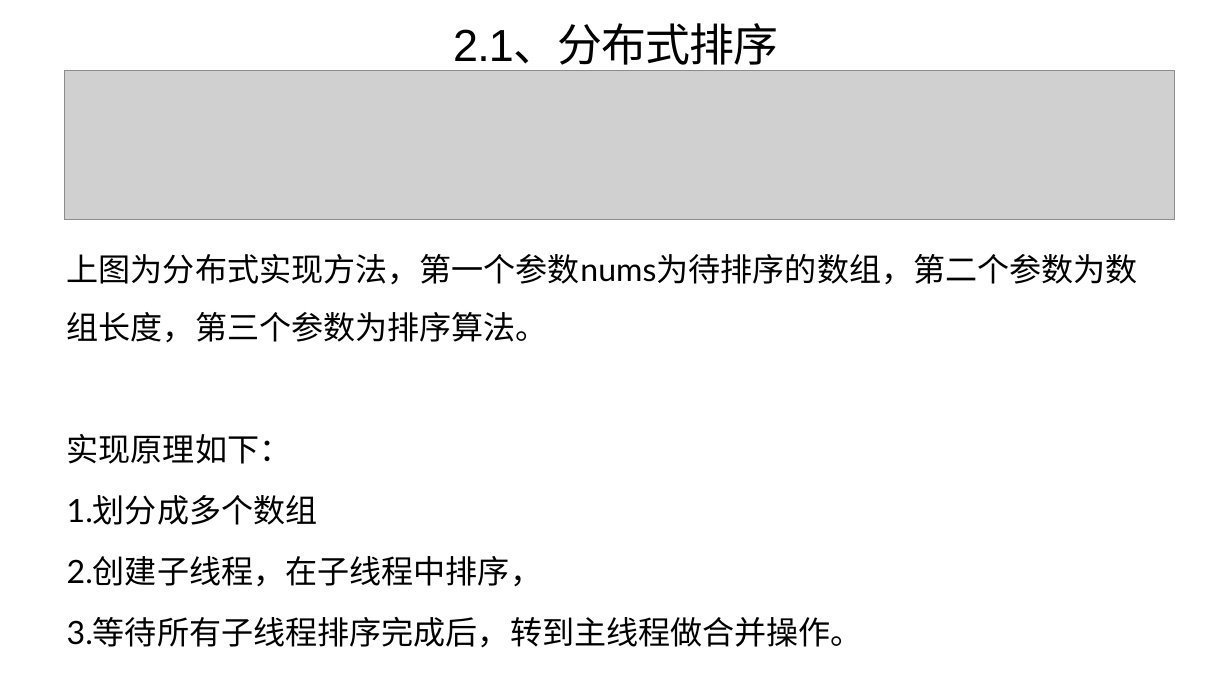
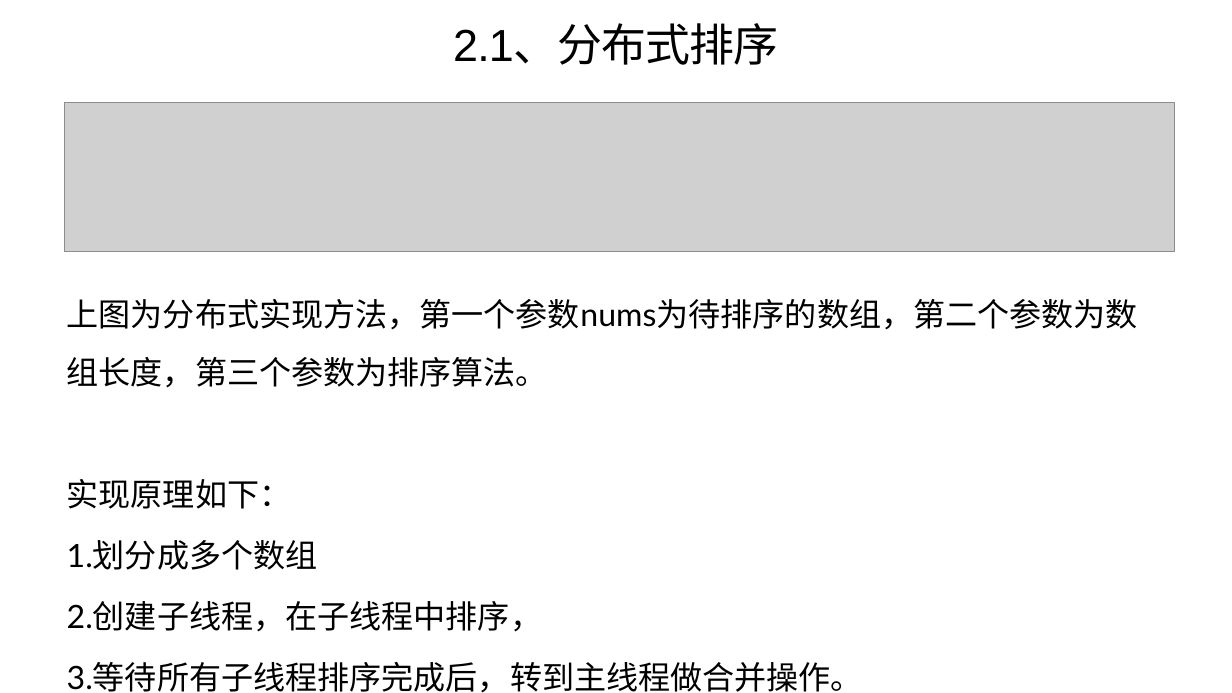
Before and after one commit to wanggy820/algorithm, a slide deck: slide 7 of 答辩报告.pptx. Drawn at 1232x693 pixels with LibreOffice and Linux fonts; fonts in the diff are those of the drawing; grey boxes stand for pictures. Boxes give left, top, right and bottom in pixels: in the first picture for what was removed or moved away, otherwise in the second. Text is boxed around its words. In the diff, an @@ line names an element or a change of style, - is before the commit and + after.

```diff
--- a/答辩报告.pptx
+++ b/答辩报告.pptx
@@ picture: place and size @@
-picture at (64,71,1174,220)
+picture at (64,103,1174,252)
@@ text "上图为分布式实现方法，第一个参数nums为待排序的数组，第二个参数为数组长度，第三个参数为排序算法。": place and size @@
-text "上图为分布式实现方法，第一个参数nums为待排序的数组，第二个参数为数组长度，第三个参数为排序算法。" at (67,254,1138,648)
+text "上图为分布式实现方法，第一个参数nums为待排序的数组，第二个参数为数组长度，第三个参数为排序算法。" at (67,299,1138,693)
```
Also in this commit, not shown: 11 other slides changed, 2 slides removed, 1 other file.
